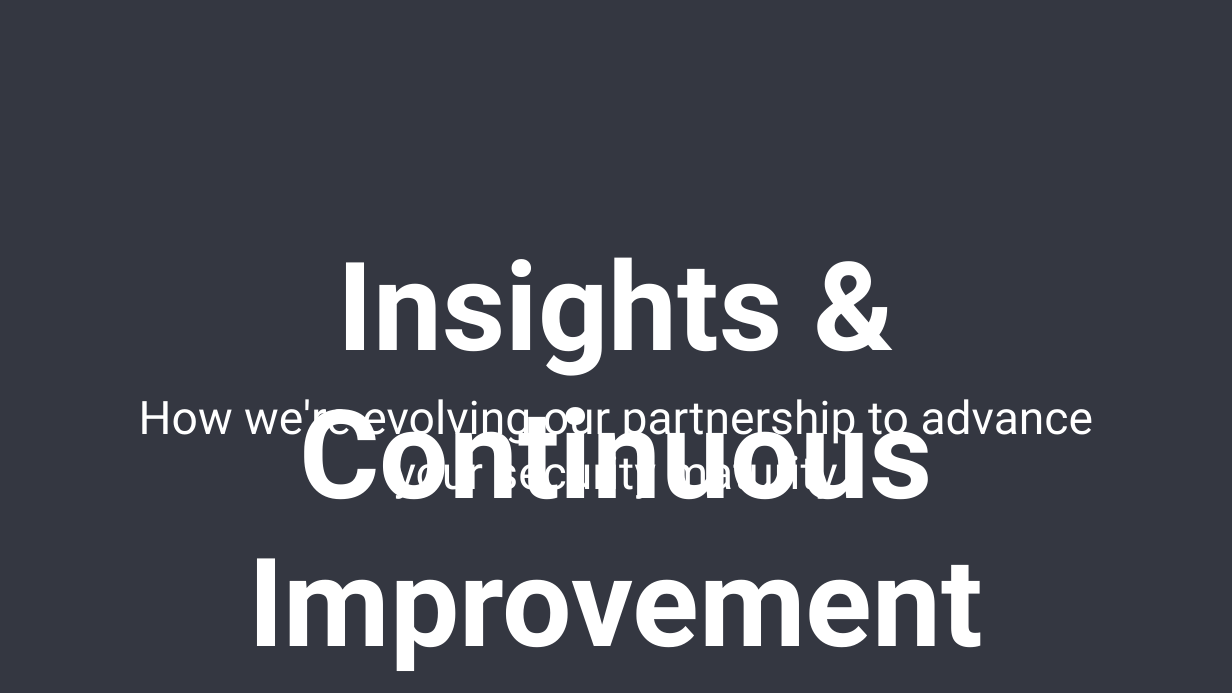
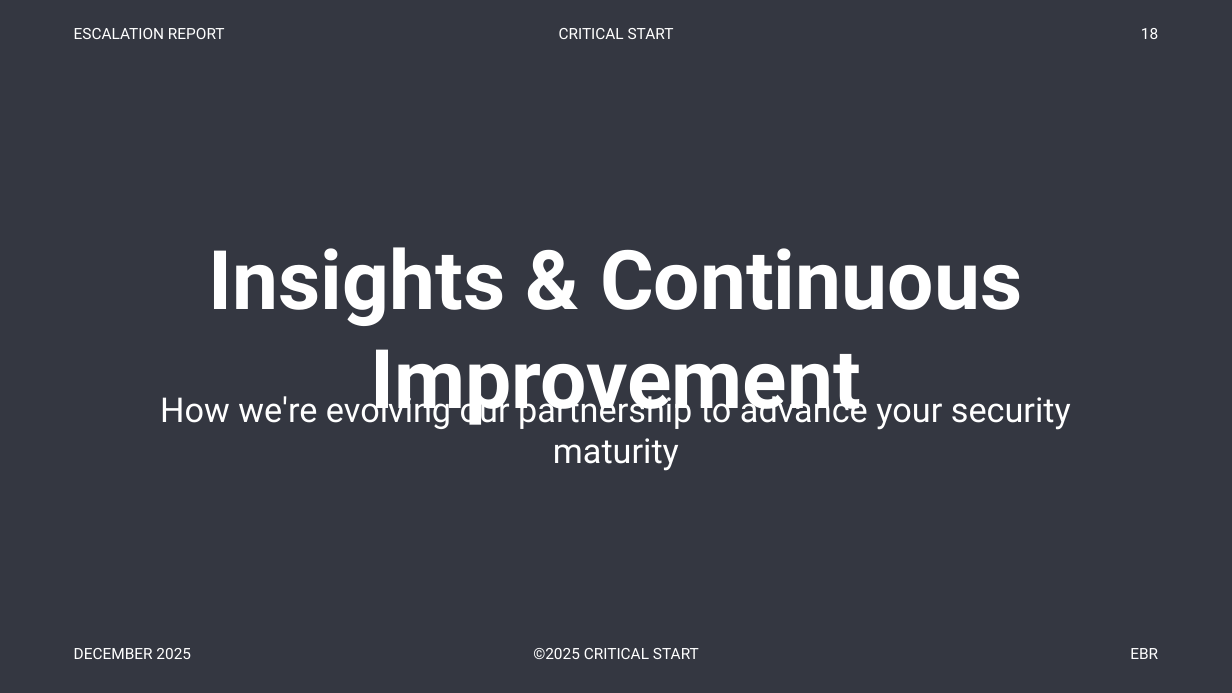
Before and after one commit to peregr956/Escalation-Details-Report, a slide deck: slide 18 of output/escalation_report_2025-12-23.pptx. Drawn at 1232x693 pixels with LibreOffice and Linux fonts; fonts in the diff are those of the drawing. Boxes give left, top, right and bottom in pixels: in the first picture for what was removed or moved away, otherwise in the second. Text is boxed around its words. In the diff, an @@ line names an element or a change of style, - is before the commit and + after.

Commit message:
Refactor presentation typography and enhance slide header/footer functionality. Adjusted font sizes for improved readability, added optional text color parameters for headers and footers, and updated gradient background creation to utilize PowerPoint's native gradient fill. Updated executive summary slides to reflect new metrics and improved layout for clarity.

```diff
--- a/output/escalation_report_2025-12-23.pptx
+++ b/output/escalation_report_2025-12-23.pptx
@@ text added at bbox=[74, 28, 225, 39], 9 pt, text #FFFFFF @@
+ESCALATION REPORT
@@ text added at bbox=[559, 28, 674, 39], 9 pt, text #FFFFFF @@
+CRITICAL START
@@ text added at bbox=[1141, 28, 1158, 39], 9 pt, text #FFFFFF @@
+18
@@ text "Insights & Continuous Improvement" at bbox=[209, 247, 1022, 427]: size 72 to 48 pt @@
@@ text "How we're evolving our partnership ..." at bbox=[160, 390, 1071, 471]: size 27 to 20 pt @@
@@ text added at bbox=[74, 648, 191, 659], 9 pt, text #FFFFFF @@
+DECEMBER 2025
@@ text "©2025 CRITICAL START" at bbox=[533, 648, 699, 659]: text colour #343741 to #FFFFFF @@
@@ text added at bbox=[1130, 648, 1158, 659], 9 pt, text #FFFFFF @@
+EBR
```
Also in this commit, not shown: 26 other slides changed, 1 slide added, 1 slide removed, 2 other files.
